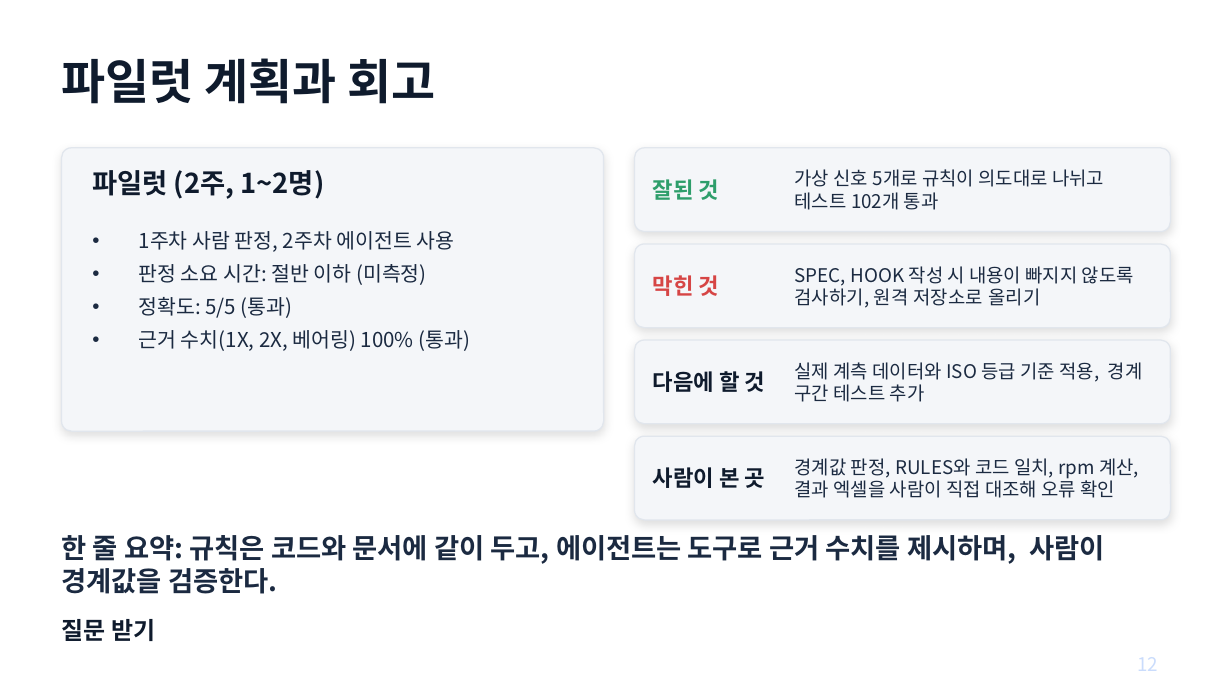
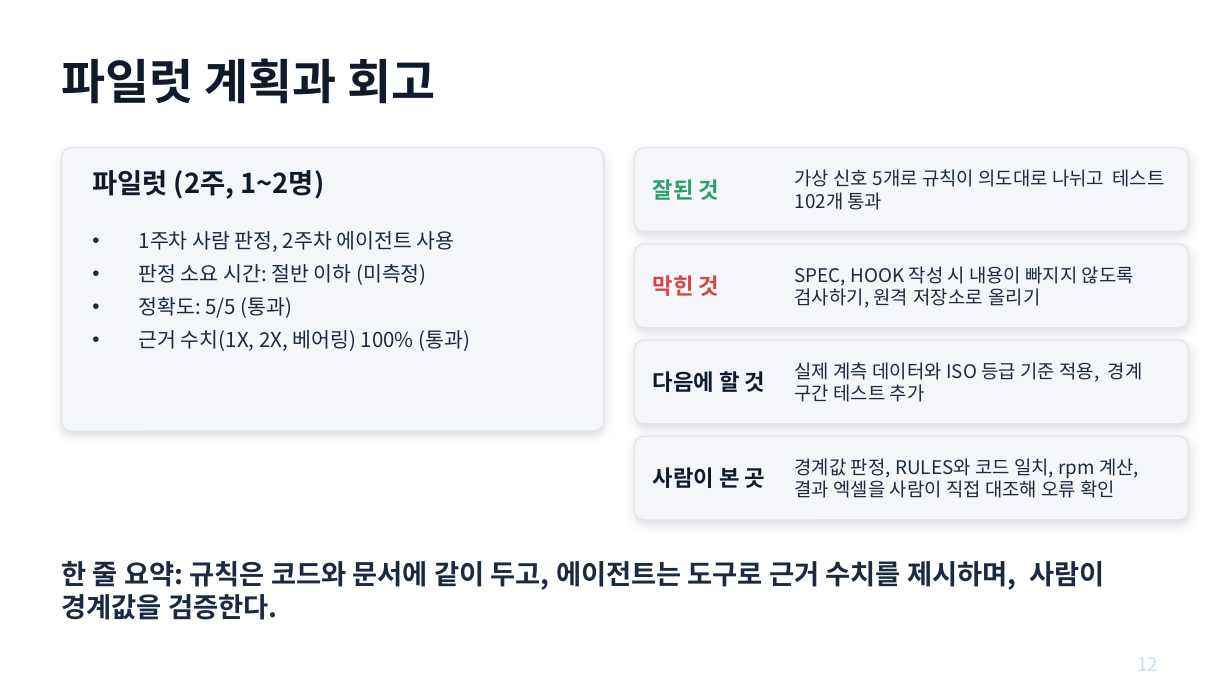
Before and after one commit to njpark22-eng/test, a slide deck: slide 12 of vibe-agent-demo-1.pptx. Drawn at 1232x693 pixels with LibreOffice and Linux fonts; fonts in the diff are those of the drawing. Boxes give left, top, right and bottom in pixels: in the first picture for what was removed or moved away, otherwise in the second. Text is boxed around its words. In the diff, an @@ line names an element or a change of style, - is before the commit and + after.

```diff
--- a/vibe-agent-demo-1.pptx
+++ b/vibe-agent-demo-1.pptx
@@ rounded rectangle: place and size @@
-rounded rectangle at [634, 148, 1170, 232]
+rounded rectangle at [634, 148, 1189, 232]
@@ text "가상 신호 5개로 규칙이 의도대로 ..." rewrapped from [795, 169, 1104, 210] to [795, 169, 1165, 210] @@
@@ rounded rectangle: place and size @@
-rounded rectangle at [634, 244, 1170, 328]
+rounded rectangle at [634, 244, 1189, 328]
@@ rounded rectangle: place and size @@
-rounded rectangle at [634, 340, 1170, 424]
+rounded rectangle at [634, 340, 1189, 424]
@@ rounded rectangle: place and size @@
-rounded rectangle at [634, 436, 1170, 520]
+rounded rectangle at [634, 436, 1189, 520]
@@ text "한 줄 요약: 규칙은 코드와 ...": place and size @@
-text "한 줄 요약: 규칙은 코드와 ..." at [62, 535, 1104, 594]
+text "한 줄 요약: 규칙은 코드와 ..." at [62, 561, 1104, 620]
@@ text removed at [62, 619, 155, 641] @@
-질문 받기
```
